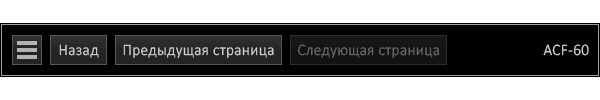
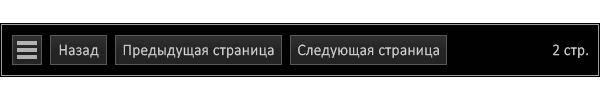
Layers edited between the first and the second w=600, h=100 image:
hid "CAR NUMBER (01-99)" over [543,44,589,56]
showed "PAGE NUMBER" (2nd of 2, in "BUTTONS" › "PAGE NUMBER") over [553,44,588,58]
"NEXT PAGE": opacity 50% → 100% over [290,35,447,65]
